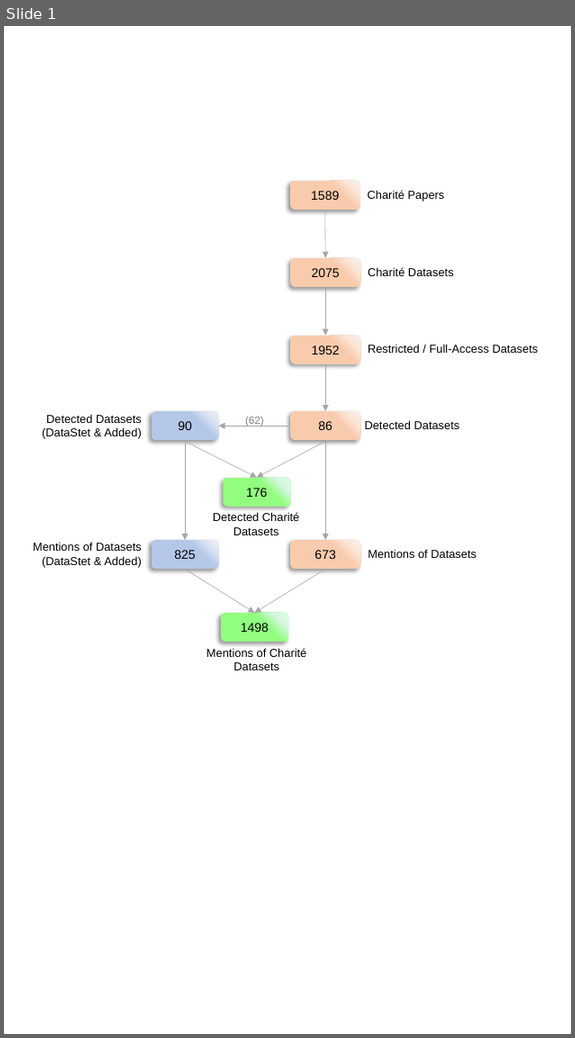
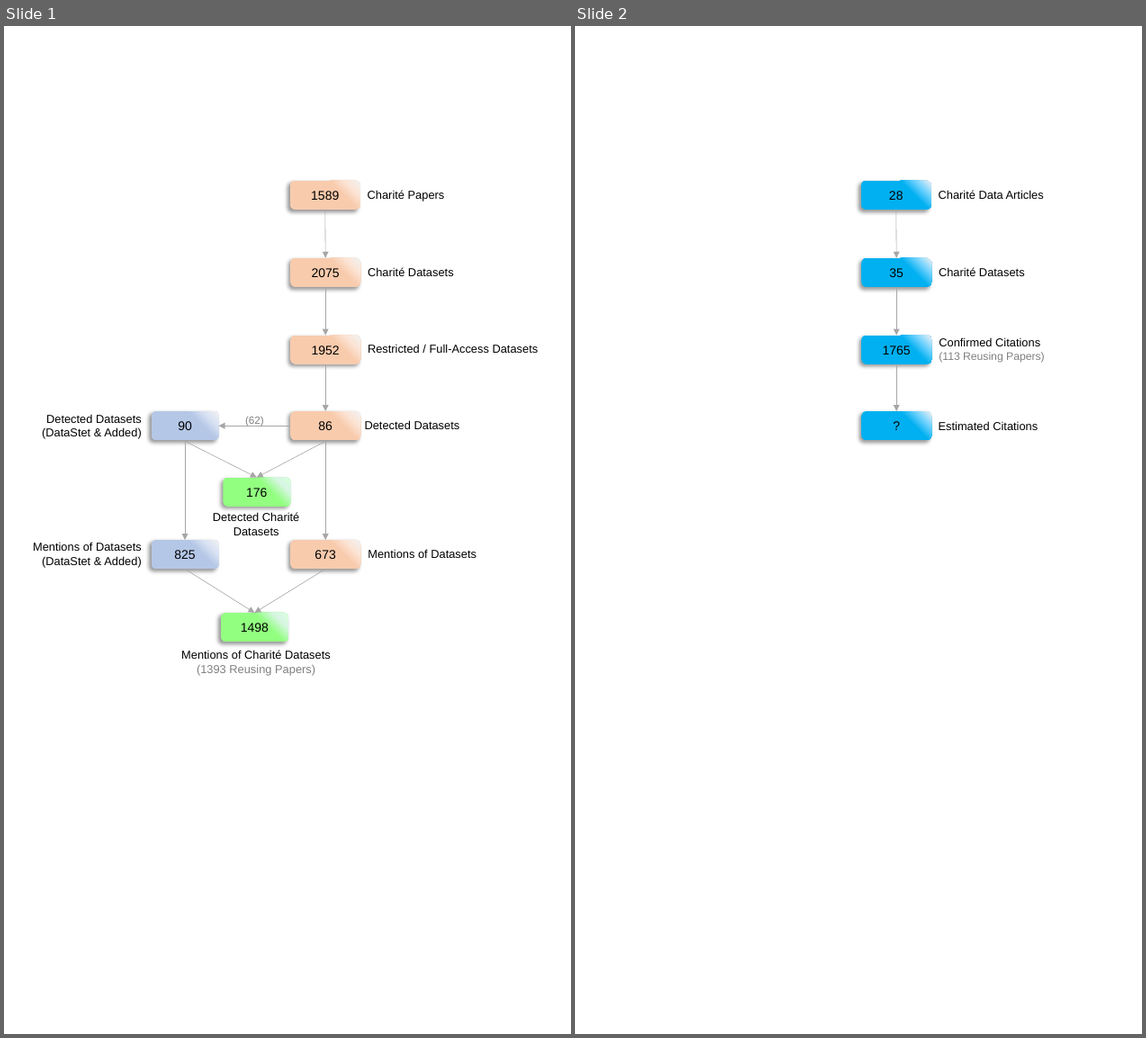
Before and after one commit to quest-bih/Mapping-the-reuse-of-biomedical-research-data, a slide deck: plots_png/pptx/plots_png.pptx. Shown side by side, each under a label of ours: slide 1 before the commit, slides 1 and 2 after it. The pictures are 575x1038 and 1146x1038 pixels, drawn with LibreOffice and Linux fonts; fonts in the diff are those of the drawing. Boxes give left, top, right and bottom in pixels: in the first picture for what was removed or moved away, otherwise in the second. Text is boxed around its words. In the diff, an @@ line names an element or a change of style, - is before the commit and + after.

```diff
--- a/plots_png/pptx/plots_png.pptx
+++ b/plots_png/pptx/plots_png.pptx
@@ slide 2 added at (x1=575, y1=26, x2=1142, y2=1034), background #FFFFFF @@
@@ rounded rectangle added at (x1=861, y1=180, x2=931, y2=209), fill gradient #00B0F0 to #75D4FF to #F2F2F2, 12 pt, text #000000 @@
+28
@@ arrow added from (896, 210) to (896, 258), #A6A6A6 0.5 pt @@
@@ text added at (x1=939, y1=190, x2=1044, y2=199), 11 pt, text #000000 @@
+Charité Data Articles
@@ rounded rectangle added at (x1=861, y1=258, x2=931, y2=287), fill gradient #00B0F0 to #75D4FF to #F2F2F2, 12 pt, text #000000 @@
+35
@@ text added at (x1=939, y1=267, x2=1025, y2=276), 11 pt, text #000000 @@
+Charité Datasets
@@ arrow added from (896, 287) to (896, 336), #A6A6A6 0.5 pt @@
@@ rounded rectangle added at (x1=861, y1=336, x2=931, y2=364), fill gradient #00B0F0 to #75D4FF to #F2F2F2, 12 pt, text #000000 @@
+1765
@@ text added at (x1=939, y1=337, x2=1045, y2=363), 11 pt, text #000000 @@
+Confirmed Citations
+(113 Reusing Papers)
@@ arrow added from (896, 364) to (896, 411), #A6A6A6 0.5 pt @@
@@ rounded rectangle added at (x1=861, y1=411, x2=931, y2=440), fill gradient #00B0F0 to #75D4FF to #F2F2F2, 12 pt, text #000000 @@
+?
@@ text added at (x1=939, y1=421, x2=1038, y2=430), 11 pt, text #000000 @@
+Estimated Citations
@@ slide 1 changed as well @@
@@ text "Mentions of Charité Datasets" moved from (x1=206, y1=648, x2=306, y2=670) to (x1=181, y1=650, x2=331, y2=676) @@
@@ text at (x1=197, y1=665, x2=315, y2=676): paragraph added @@
+(1393 Reusing Papers)
```
Also in this commit, not shown: 1 slide removed, 15 other files.
